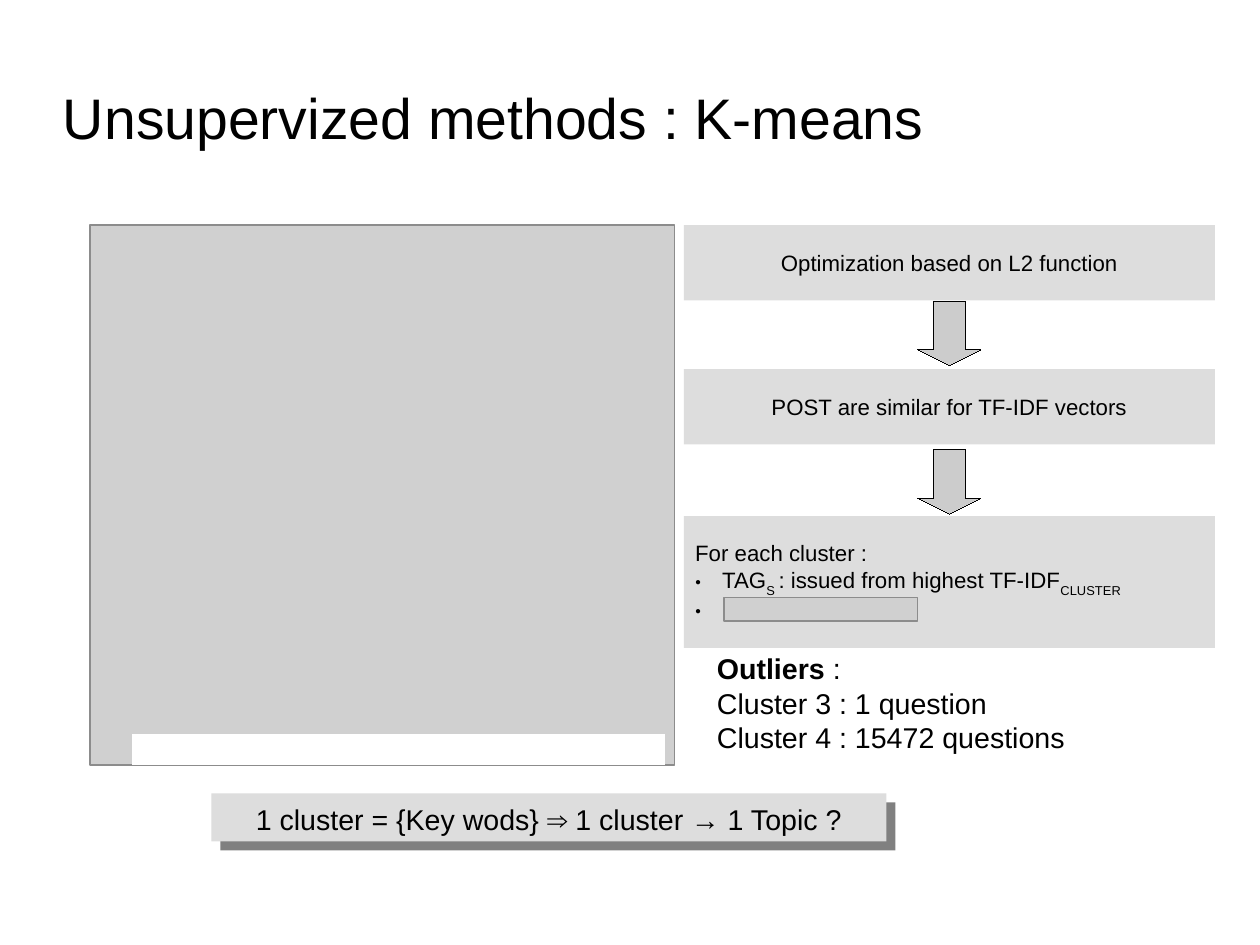
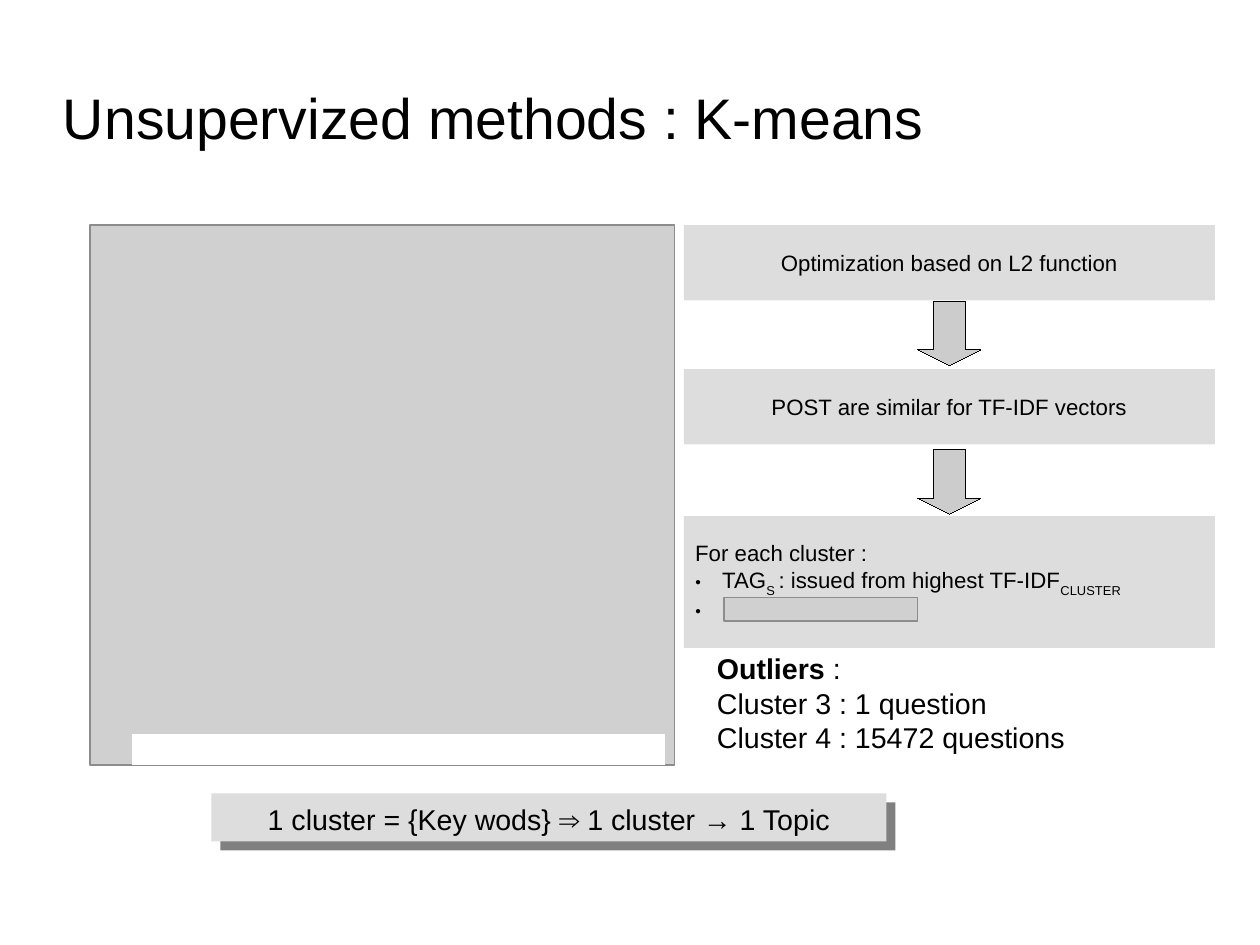
Before and after one commit to dataforcast/OC_Datascientist, a slide deck: slide 29 of P6/report/Openclassrooms_ParcoursDatascientist_P6-V1.odp (slide 28 before the commit). Drawn at 1260x945 pixels with LibreOffice and Linux fonts; fonts in the diff are those of the drawing; grey boxes stand for pictures; background and template pictures are left out. Boxes give left, top, right and bottom in pixels: in the first picture for what was removed or moved away, otherwise in the second. Text is boxed around its words. In the diff, an @@ line names an element or a change of style, - is before the commit and + after.

```diff
--- a/P6/report/Openclassrooms_ParcoursDatascientist_P6-V1.odp
+++ b/P6/report/Openclassrooms_ParcoursDatascientist_P6-V1.odp
@@ text in rectangle at (x1=277, y1=809, x2=830, y2=844): text changed @@
-1 cluster = {Key wods} ⇒ 1 cluster → 1 Topic ?
+1 cluster = {Key wods} ⇒ 1 cluster → 1 Topic
```
Also in this commit, not shown: 17 other slides changed, 2 slides added, 1 slide removed, 6 other files.
